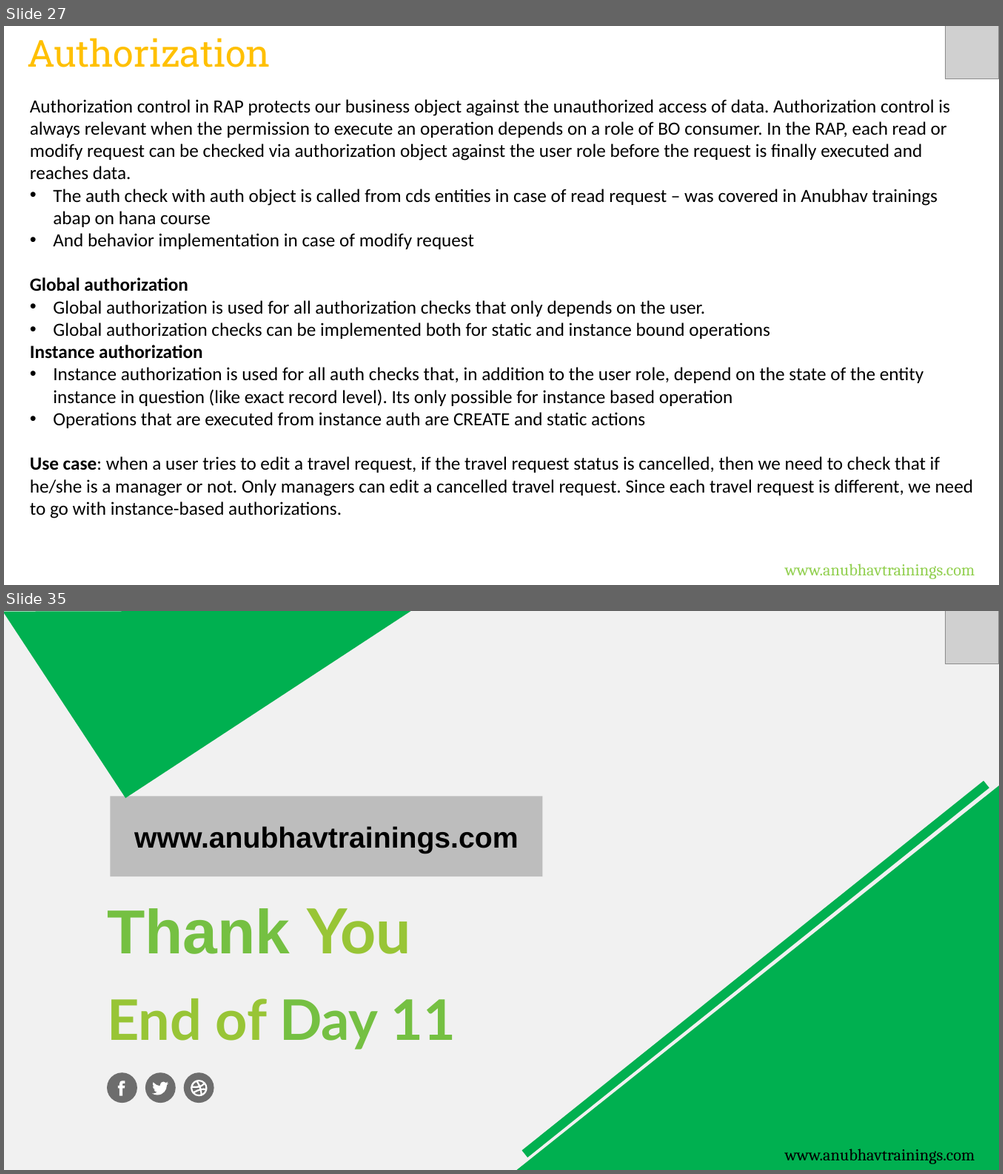
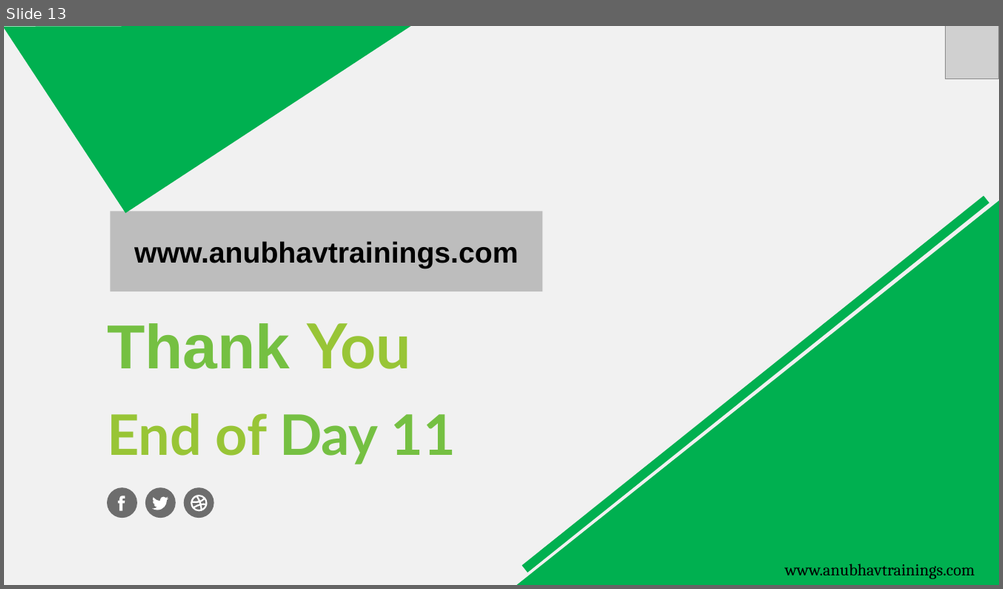
Before and after one commit to soyuztechnologies/CDS_AMDP_RAP_Training_60H, a slide deck: Day 11/DAY-11.pptx. Shown one above the other, each under a label of ours: slides 27 and 35 before the commit, slide 13 after it; the slides between them are not shown. The pictures are 1003x1174 and 1003x589 pixels, drawn with LibreOffice and Linux fonts; fonts in the diff are those of the drawing; grey boxes stand for pictures. Boxes give left, top, right and bottom in pixels: in the first picture for what was removed or moved away, otherwise in the second. Text is boxed around its words. In the diff, an @@ line names an element or a change of style, - is before the commit and + after.

Commit message:
Auto bot updater CDS_AMDP_RAP_Training_60H Course

```diff
--- a/Day 11/DAY-11.pptx
+++ b/Day 11/DAY-11.pptx
@@ slide 27 removed at [4,26,999,585], background #FFFFFF @@
@@ text removed at [27,38,270,67] @@
-Authorization
@@ picture removed at [945,26,999,79] @@
@@ text removed at [30,99,973,519] @@
-Authorization control in RAP protects our business object against the unauthorized access of data. Authorization control is always relevant when the permission to execute an operation depends on a role of BO consumer. In the RAP, each read or modify request can be checked via authorization object against the user role before the request is finally executed and reaches data.
-• The auth check with auth object is called from cds entities in case of read request – was covered in Anubhav trainings abap on hana course
-• And behavior implementation in case of modify request
-Global authorization
-• Global authorization is used for all authorization checks that only depends on the user.
-• Global authorization checks can be implemented both for static and instance bound operations
-Instance authorization
-• Instance authorization is used for all auth checks that, in addition to the user role, depend on the state of the entity instance in question (like exact record level). Its only possible for instance based operation
-• Operations that are executed from instance auth are CREATE and static actions
-Use case: when a user tries to edit a travel request, if the travel request status is cancelled, then we need to check that if he/she is a manager or not. Only managers can edit a cancelled travel request. Since each travel request is different, we need to go with instance-based authorizations.
@@ text removed at [785,564,974,580] @@
-www.anubhavtrainings.com
@@ what was slide 35 is now slide 13 @@
```
Also in this commit, not shown: 3 slides changed, 4 slides added, 25 other slides removed, 31 other files.
